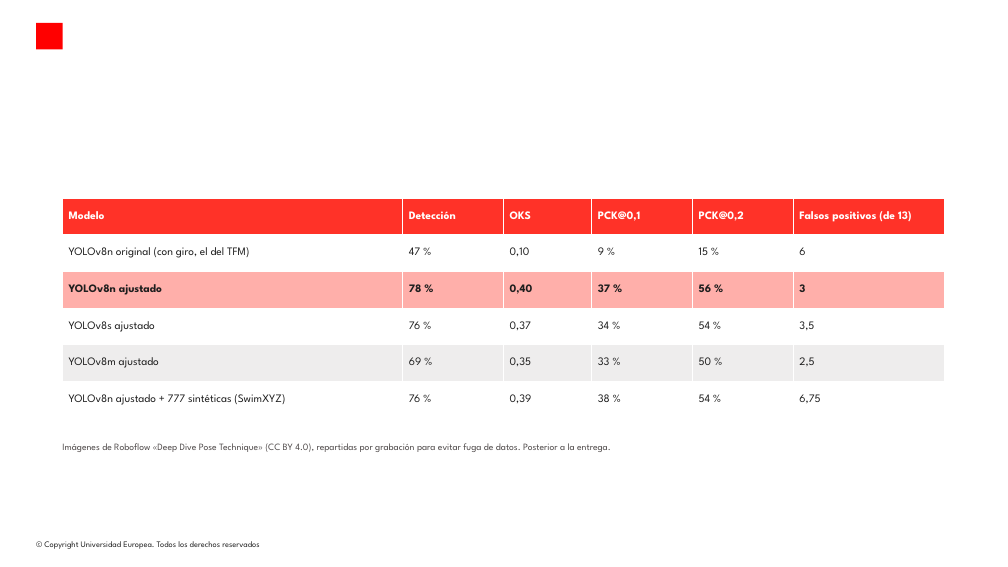
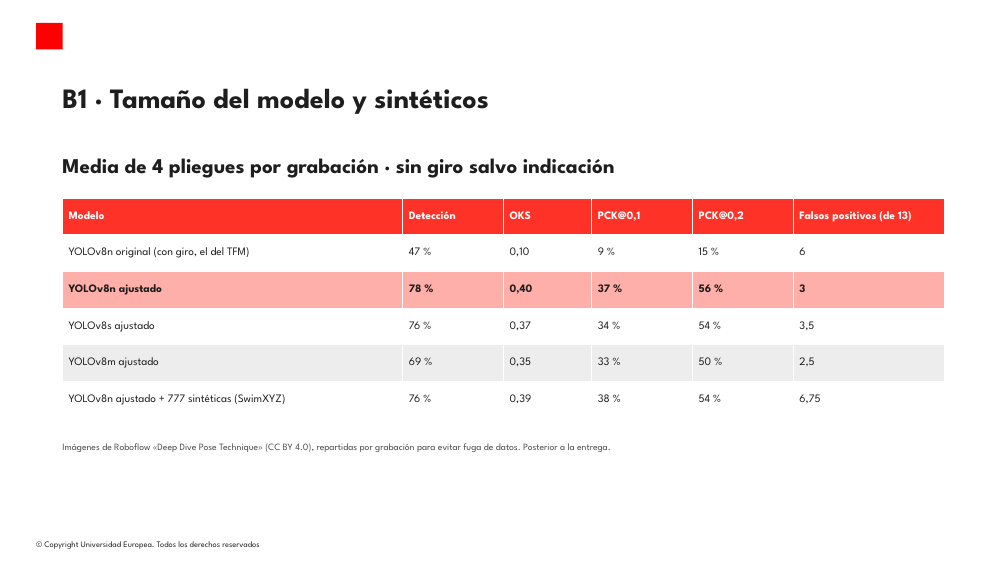
Before and after one commit to modeliana1-rgb/Strokelab, a slide deck: slide 3 of presentacion/StrokeLab_posterior_entrega.pptx. Drawn at 1008x567 pixels with LibreOffice and Linux fonts; fonts in the diff are those of the drawing; background and template pictures are left out. Boxes give left, top, right and bottom in pixels: in the first picture for what was removed or moved away, otherwise in the second. Text is boxed around its words. In the diff, an @@ line names an element or a change of style, - is before the commit and + after.

```diff
--- a/presentacion/StrokeLab_posterior_entrega.pptx
+++ b/presentacion/StrokeLab_posterior_entrega.pptx
@@ title added at [62, 88, 488, 114], 32 pt, text #1E1E1E, bold @@
+B1 · Tamaño del modelo y sintéticos
@@ text added at [62, 158, 615, 178], 24 pt, text #1E1E1E, bold @@
+Media de 4 pliegues por grabación · sin giro salvo indicación
```
Also in this commit, not shown: 3 other slides changed, 3 other files.
